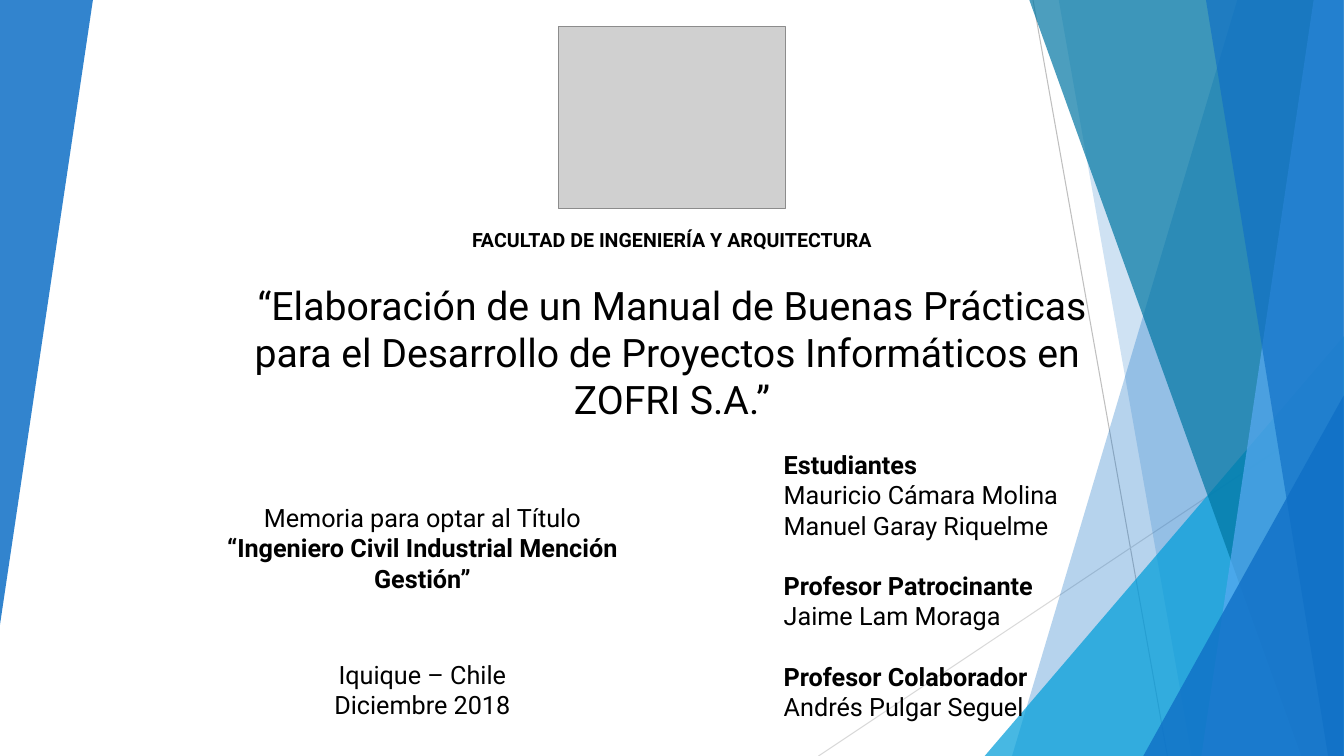
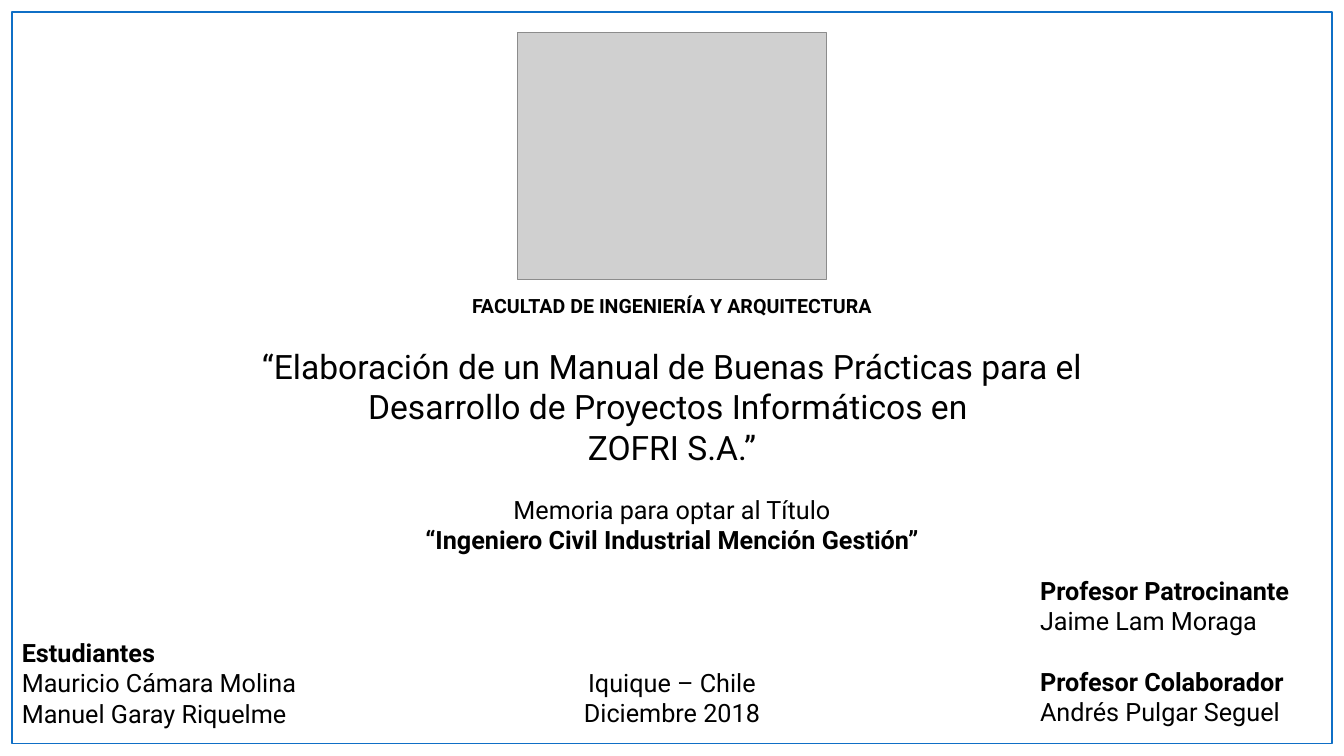
Before and after one commit to mcamara75/tituloUnap, a slide deck: slide 1 of 2018/TT IQQ 2018 Camara y Garay.pptx. Drawn at 1344x756 pixels with LibreOffice and Linux fonts; fonts in the diff are those of the drawing; grey boxes stand for pictures. Boxes give left, top, right and bottom in pixels: in the first picture for what was removed or moved away, otherwise in the second. Text is boxed around its words. In the diff, an @@ line names an element or a change of style, - is before the commit and + after.

```diff
--- a/2018/TT IQQ 2018 Camara y Garay.pptx
+++ b/2018/TT IQQ 2018 Camara y Garay.pptx
@@ group removed at (x1=0, y1=0, x2=1344, y2=756): 5 freeform shapes, 3 triangles, 2 lines @@
@@ rectangle added at (x1=12, y1=12, x2=1333, y2=744), outline #0F6FC6 1 pt @@
@@ picture resized from (x1=559, y1=26, x2=785, y2=209) to (x1=518, y1=32, x2=827, y2=280) @@
@@ text "FACULTAD DE INGENIERÍA Y ARQUITECTURA" moved from (x1=472, y1=229, x2=871, y2=250) to (x1=472, y1=295, x2=871, y2=316) @@
@@ title "“Elaboración de un Manual de ..." moved from (x1=255, y1=284, x2=1086, y2=415) to (x1=262, y1=353, x2=1082, y2=461) @@
@@ title "“Elaboración de un Manual de ..." at (x1=262, y1=353, x2=1082, y2=461): size 28 to 24 pt @@
@@ text "Memoria para optar al Título" rewrapped from (x1=227, y1=508, x2=617, y2=589) to (x1=425, y1=500, x2=919, y2=555) @@
@@ text at (x1=784, y1=576, x2=1033, y2=722): paragraphs removed @@
-Profesor Patrocinante
-Jaime Lam Moraga
-Profesor Colaborador
-Andrés Pulgar Seguel
@@ text added at (x1=1040, y1=581, x2=1289, y2=727), 18 pt, text #000000, bold @@
+Profesor Patrocinante
+Jaime Lam Moraga
+Profesor Colaborador
+Andrés Pulgar Seguel
@@ text "Estudiantes" moved from (x1=784, y1=455, x2=1058, y2=722) to (x1=22, y1=643, x2=296, y2=729) @@
@@ text "Iquique – Chile" moved from (x1=334, y1=665, x2=511, y2=715) to (x1=584, y1=673, x2=760, y2=723) @@
```
Also in this commit, not shown: 2 other slides changed.
